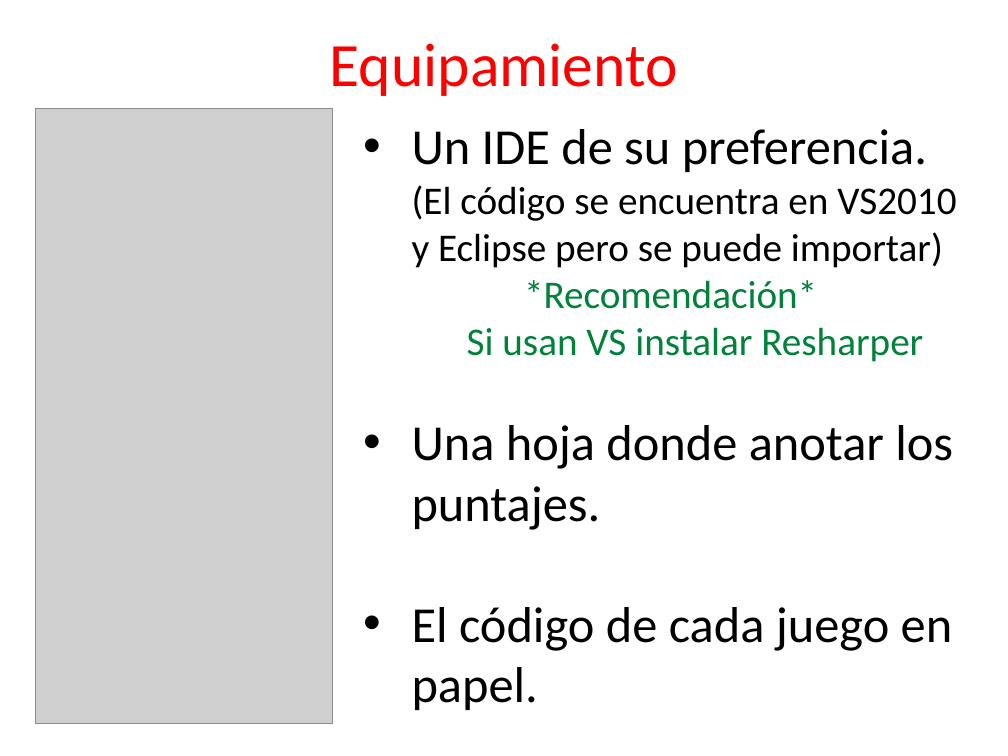
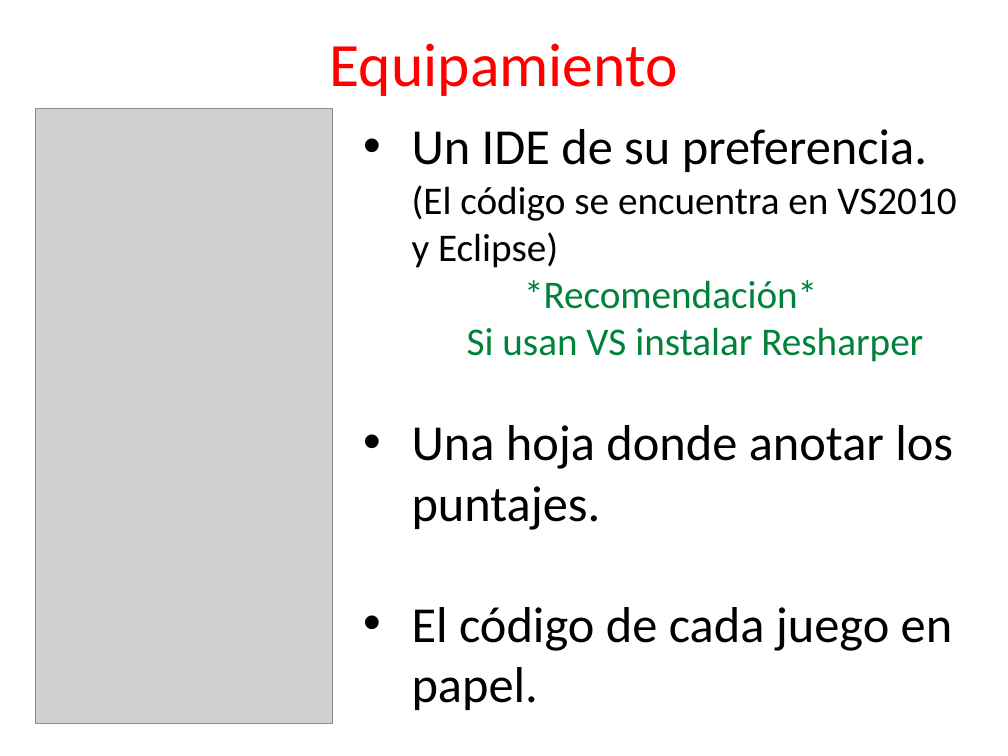
Before and after one commit to angelnunezsalazar/Refactoring-Golf, a slide deck: slide 8 of ppt/Diapositivas.pptx (slide 7 before the commit). Drawn at 1008x756 pixels with LibreOffice and Linux fonts; fonts in the diff are those of the drawing; grey boxes stand for pictures. Boxes give left, top, right and bottom in pixels: in the first picture for what was removed or moved away, otherwise in the second. Text is boxed around its words. In the diff, an @@ line names an element or a change of style, - is before the commit and + after.

```diff
--- a/ppt/Diapositivas.pptx
+++ b/ppt/Diapositivas.pptx
@@ text at <box>412,129,956,268</box>: text changed @@
-• Un IDE de su preferencia.
-  (El código se encuentra en VS2010 y Eclipse pero se puede importar)
+• Un IDE de su preferencia.
+  (El código se encuentra en VS2010 y Eclipse)
```
Also in this commit, not shown: 3 slides added, 6 other files.
